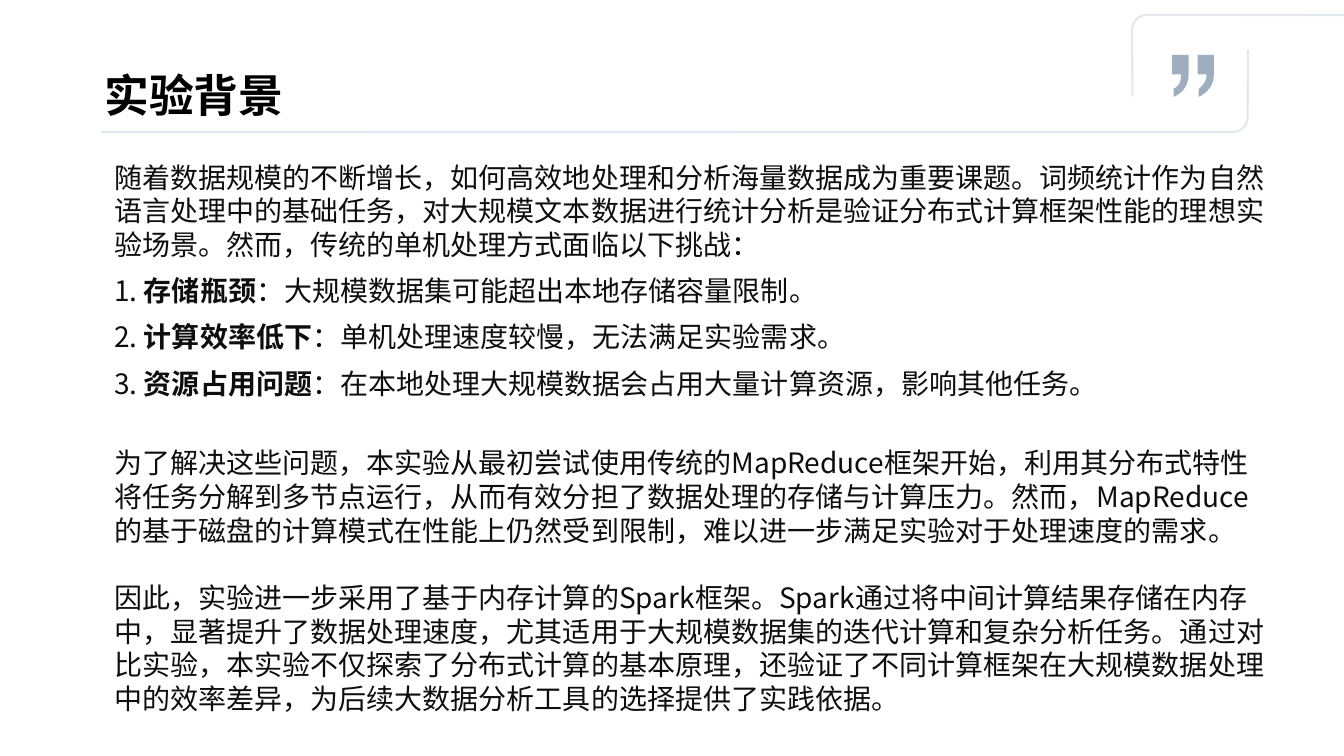
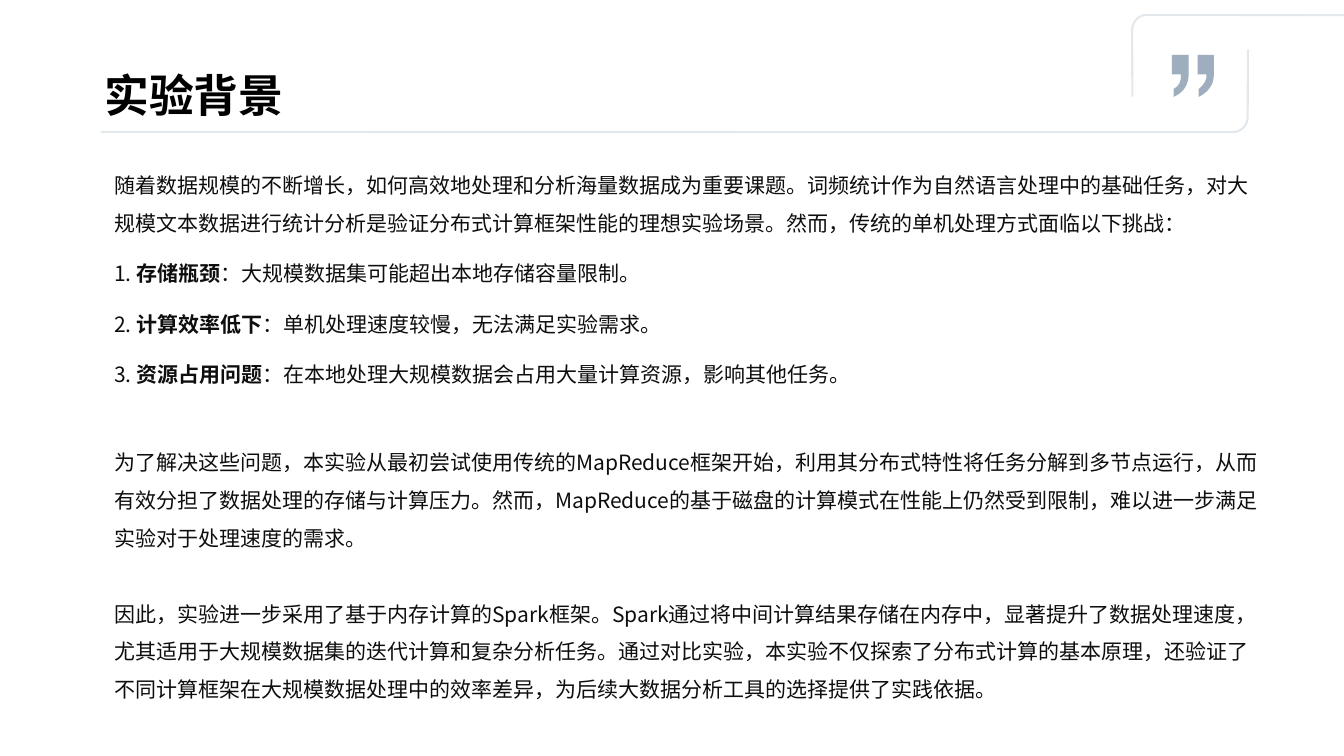
Before and after one commit to abcdefan/DaseBigDataLab, a slide deck: slide 4 of DaseBigDataLab.pptx. Drawn at 1344x756 pixels with LibreOffice and Linux fonts; fonts in the diff are those of the drawing. Boxes give left, top, right and bottom in pixels: in the first picture for what was removed or moved away, otherwise in the second. Text is boxed around its words. In the diff, an @@ line names an element or a change of style, - is before the commit and + after.

```diff
--- a/DaseBigDataLab.pptx
+++ b/DaseBigDataLab.pptx
@@ text "随着数据规模的不断增长，如何高效地处理和分析海量数据成为重要课题。词频统计作为自然语言处理中的基础任务，对大规模文本数据 ..." at box(114, 175, 1257, 699): size 20 to 15 pt; line spacing 1 to 1.5 @@
```
Also in this commit, not shown: 2 other slides changed.
